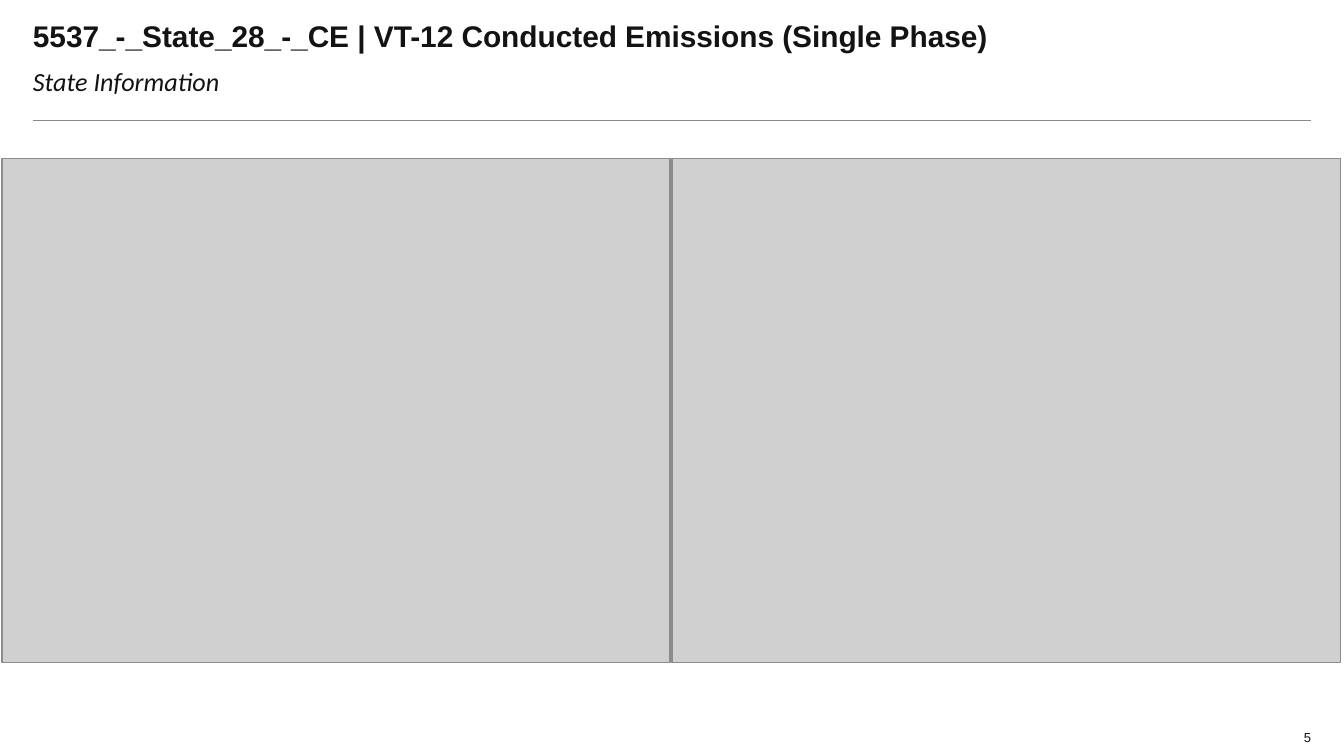
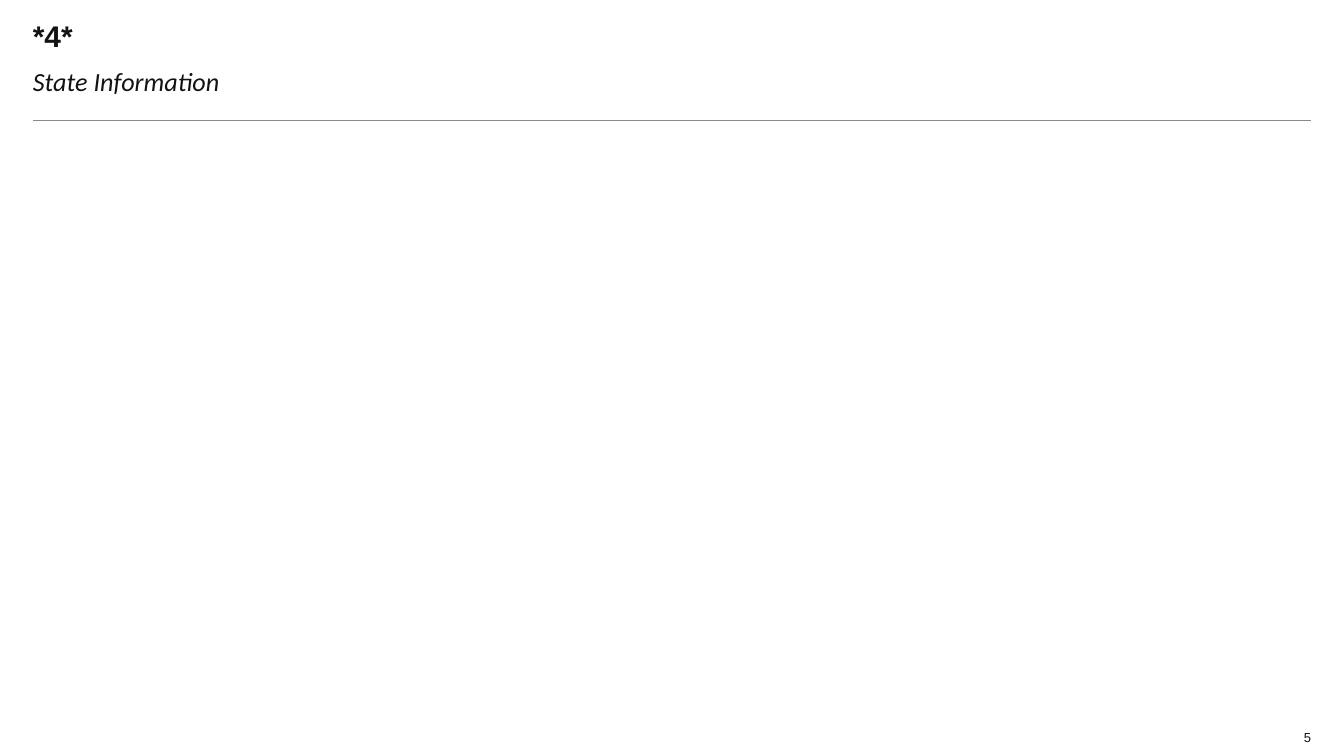
Before and after one commit to Laurapaws/graphGrabber, a slide deck: slide 5 of newDeck.pptx. Drawn at 1344x756 pixels with LibreOffice and Linux fonts; fonts in the diff are those of the drawing; grey boxes stand for pictures; background and template pictures are left out. Boxes give left, top, right and bottom in pixels: in the first picture for what was removed or moved away, otherwise in the second. Text is boxed around its words. In the diff, an @@ line names an element or a change of style, - is before the commit and + after.

```diff
--- a/newDeck.pptx
+++ b/newDeck.pptx
@@ title at (x1=33, y1=26, x2=73, y2=47): text changed @@
-5537_-_State_28_-_CE | VT-12 Conducted Emissions (Single Phase)
+*4*
@@ picture removed at (x1=1, y1=159, x2=669, y2=663) @@
@@ picture removed at (x1=672, y1=159, x2=1340, y2=663) @@
```
Also in this commit, not shown: 8 other slides changed, 1 other file.
